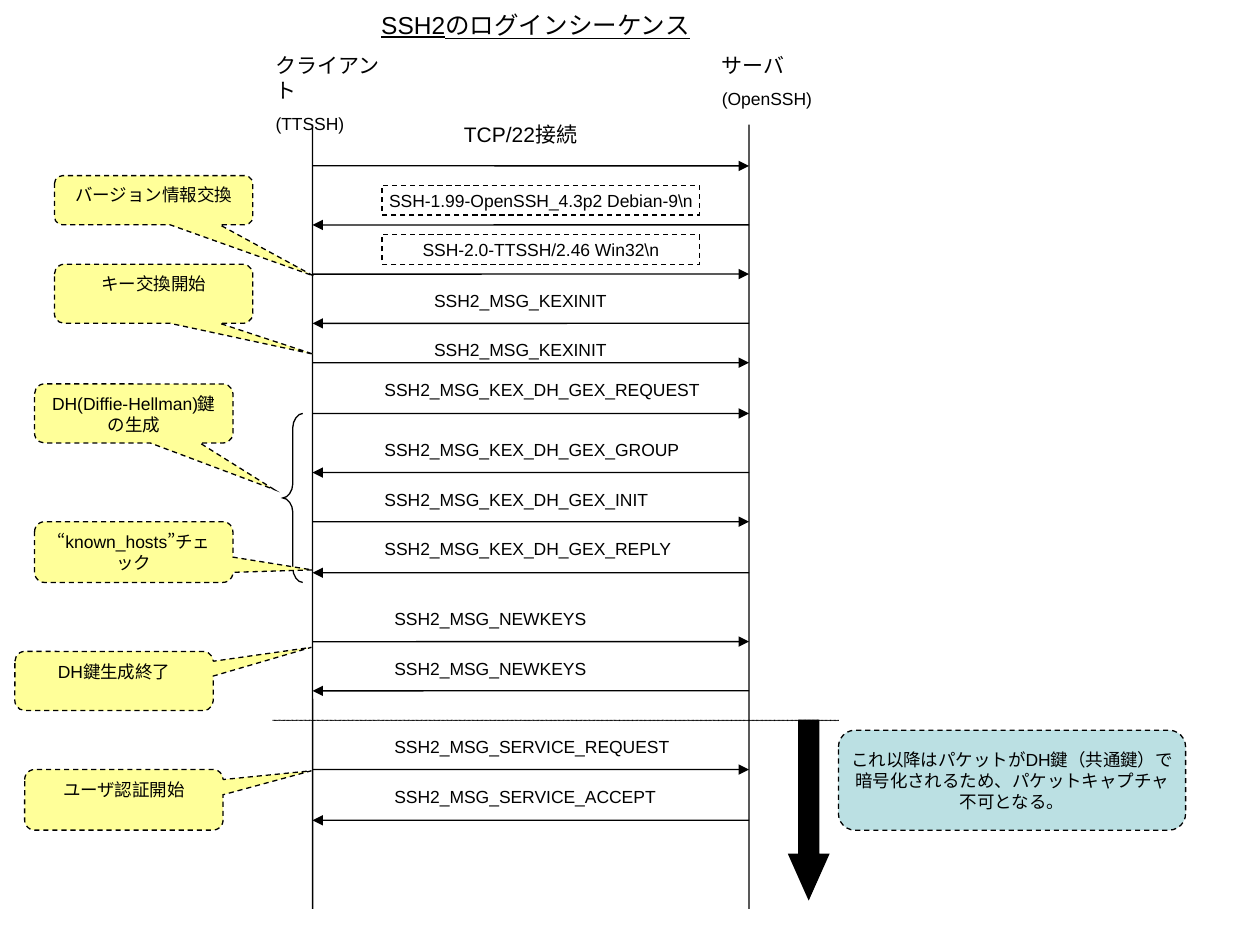
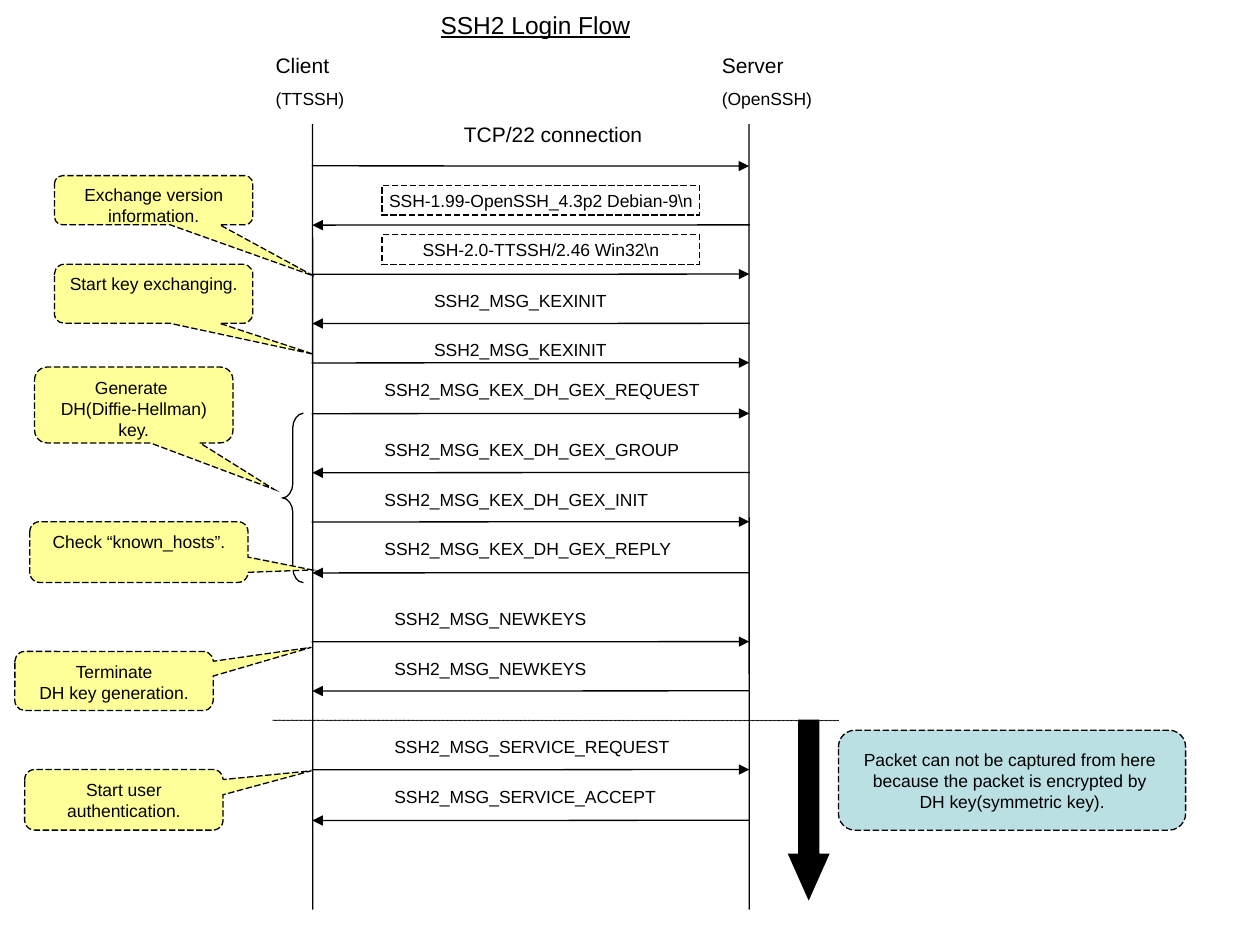
Before and after one commit to TeraTermProject/teraterm-mirror-gitsvn, a slide deck: slide 1 of doc/en/html/reference/image/ssh2_sequence.ppt. Drawn at 1260x945 pixels with LibreOffice and Linux fonts; fonts in the diff are those of the drawing. Boxes give left, top, right and bottom in pixels: in the first picture for what was removed or moved away, otherwise in the second. Text is boxed around its words. In the diff, an @@ line names an element or a change of style, - is before the commit and + after.

```diff
--- a/doc/en/html/reference/image/ssh2_sequence.ppt
+++ b/doc/en/html/reference/image/ssh2_sequence.ppt
@@ title at <box>441,16,630,39</box>: text changed @@
-SSH2のログインシーケンス
+SSH2 Login Flow
@@ text at <box>276,57,330,74</box>: text changed @@
-クライアント
+Client
@@ text at <box>722,58,784,74</box>: text changed @@
-サーバ
+Server
@@ text at <box>464,126,642,143</box>: text changed @@
-TCP/22接続
+TCP/22 connection
@@ text in rounded speech box at <box>84,188,223,227</box>: text changed @@
-バージョン情報交換
+Exchange version information.
@@ text in rounded speech box at <box>70,277,237,294</box>: text changed @@
-キー交換開始
+Start key exchanging.
@@ rounded speech box "Generate": place and size @@
-rounded speech box "Generate" at <box>34,384,232,444</box>
+rounded speech box "Generate" at <box>34,367,232,442</box>
@@ rounded speech box "Generate" at <box>34,367,232,442</box>: outline #000000 0.74 pt dashed to #000000 0.74 pt; proportions changed @@
@@ text in rounded speech box at <box>61,381,207,440</box>: text changed @@
-DH(Diffie-Hellman)鍵の生成
+Generate
+DH(Diffie-Hellman) key.
@@ rounded speech box "Check “known_hosts”." at <box>30,522,248,582</box>: outline #000000 0.74 pt dashed to #000000 0.74 pt; proportions changed @@
@@ rounded speech box "Check “known_hosts”.": place and size @@
-rounded speech box "Check “known_hosts”." at <box>34,522,232,582</box>
+rounded speech box "Check “known_hosts”." at <box>30,522,248,582</box>
@@ text in rounded speech box at <box>53,535,225,552</box>: text changed @@
-“known_hosts”チェック
+Check “known_hosts”.
@@ text in rounded speech box at <box>39,665,188,703</box>: text changed @@
-DH鍵生成終了
+Terminate
+DH key generation.
@@ outline #000000 0.74 pt dashed to #000000 0.74 pt in 5 elements at <box>54,175,252,224</box>, <box>54,265,252,324</box>, <box>15,651,213,711</box>, <box>838,731,1186,830</box>, <box>25,770,223,830</box> @@
@@ text in rounded rectangle at <box>864,753,1156,812</box>: text changed @@
-これ以降はパケットがDH鍵（共通鍵）で
-暗号化されるため、パケットキャプチャ
-不可となる。
+Packet can not be captured from here
+because the packet is encrypted by
+DH key(symmetric key).
@@ text in rounded speech box at <box>67,783,180,817</box>: text changed @@
-ユーザ認証開始
+Start user authentication.
```
Also in this commit, not shown: 2 other slides changed, 13 other files.
